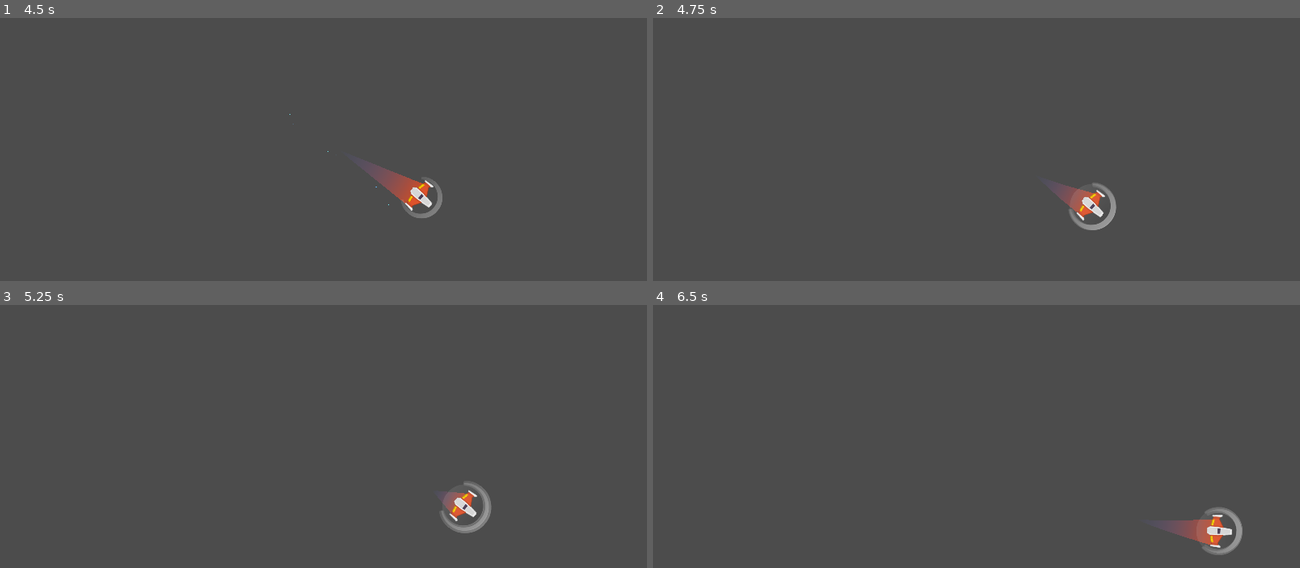
Above: before the commit, frames 1-4 (two rows, left to right).
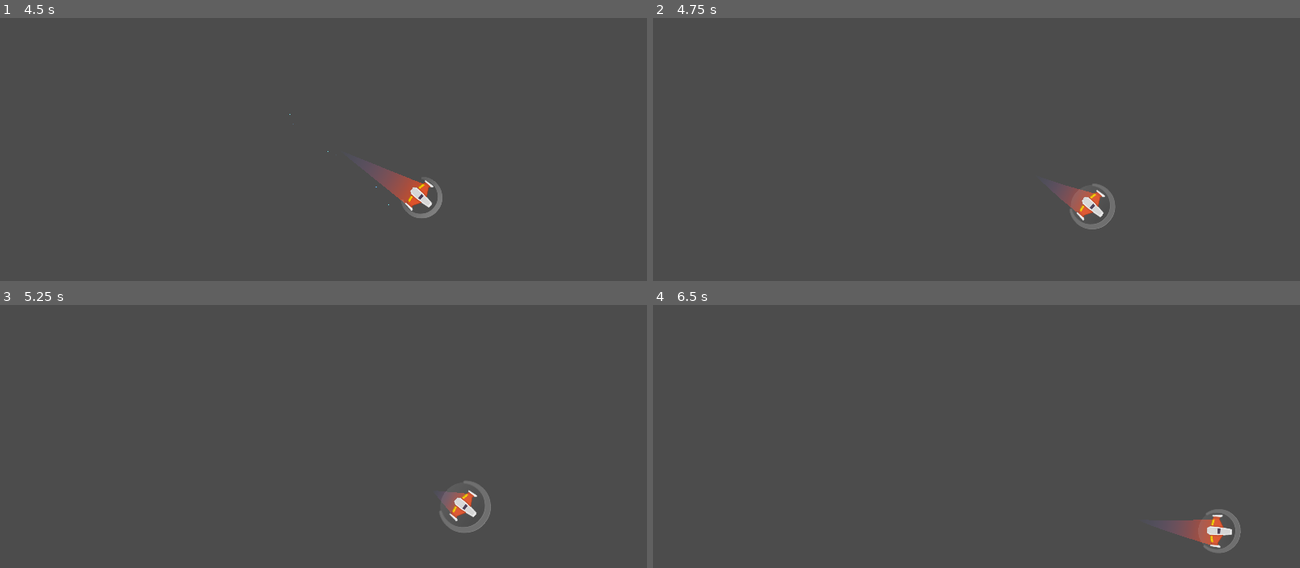
Above: after the commit, the same moments.

Repository: prietodactyl/Meteoritos
Game: Godot game, scene res://Juego/Naves/Player/Player.tscn
Same seed, same stepped clock (60 frames per second), same inputs: the game is played once before the commit and once after it. This scene is started directly instead of the project's main scene.
Inputs (mouse positions are in pixels of both pictures, inside the frame that each line leads up to):
- Up to frame 1 (4.5 s): tap Enter at 0.5, 2 s; move the mouse to (465, 181) at 0.52 s; hold W (Mover Adelante) 0.53-1.28 s; hold S (Mover atrás) 0.53-1.28 s; tap Space (disparo_principal) at 1.25, 2.85 s; move the mouse to (194, 217) at 1.27 s; tap A (Rotar Antihorario) at 1.35 s; move the mouse to (388, 120) at 2.02 s; hold D (Rotar Horario) 2.03-2.78 s; hold W (Mover Adelante) 2.03-3.53 s; move the mouse to (291, 273) at 2.77 s; move the mouse to (517, 254) at 3.52 s; right-click (517, 254) at 3.6 s; tap Middle mouse button (escudo) at 4.15 s; move the mouse to (129, 144) at 4.27 s; tap S (Mover atrás) at 4.35 s
- Up to frame 2 (4.75 s): no input
- Up to frame 3 (5.25 s): move the mouse to (355, 486) at 5.02 s; hold A (Rotar Antihorario) from 5.03 s (still down)
- Up to frame 4 (6.5 s): move the mouse to (879, 397) at 5.77 s; release A (Rotar Antihorario) at 5.78 s; hold W (Mover Adelante) from 5.78 s (still down); tap D (Rotar Horario) at 5.85 s

Frame 1 is identical in both runs. In frame 2, 0.2% of the frame differs, in the area x 64-72%, y 62-81%; in frame 3, 0.2%; in frame 4, 0.3%, in the area x 84-92%, y 76-96%.

Commit message:
Finalizado Escudo

Diff:
--- a/Juego/Naves/Player/Escudo/Escudo.gd
+++ b/Juego/Naves/Player/Escudo/Escudo.gd
@@ -1,13 +1,31 @@
 class_name Escudo
 extends Area2D
+
+var esta_activo := false setget ,get_esta_activo
+
+export var energia := 8.0
+export var radio_desgaste := -1.6
 
 onready var colisionador := $CollisionShape2D
 onready var animacion := $AnimationPlayer
 
+func get_esta_activo() -> bool:
+	return esta_activo
+
 func _ready() -> void:
+	set_process(false)
 	controlar_colisionador(true)
 
+func _process(delta: float) -> void:
+	energia += radio_desgaste * delta
+	if energia <= 0.0:
+		desactivar()
+
 func activar() -> void:
+	if energia <= 0.0:
+		return
+
+	esta_activo = true
 	controlar_colisionador(false)
 	animacion.play("activando")
 
@@ -17,3 +35,15 @@
 func _on_AnimationPlayer_animation_finished(anim_name: String) -> void:
 	if anim_name == "activando":
 		animacion.play("activo")
+		set_process(true)
+	if anim_name == "desactivando":
+		animacion.play("default")
+
+func desactivar() -> void:
+	set_process(false)
+	esta_activo = false
+	controlar_colisionador(true)
+	animacion.play("desactivando")
+
+func _on_body_entered(body: Node) -> void:
+	body.queue_free()
--- a/Juego/Naves/Player/Escudo/Escudo.tscn
+++ b/Juego/Naves/Player/Escudo/Escudo.tscn
@@ -9,21 +9,144 @@
 [sub_resource type="CircleShape2D" id=1]
 radius = 69.3542
 
+[sub_resource type="Animation" id=5]
+length = 0.001
+tracks/0/type = "value"
+tracks/0/path = NodePath("../SpriteCompleto:scale")
+tracks/0/interp = 1
+tracks/0/loop_wrap = true
+tracks/0/imported = false
+tracks/0/enabled = true
+tracks/0/keys = {
+"times": PoolRealArray( 0 ),
+"transitions": PoolRealArray( 1 ),
+"update": 0,
+"values": [ Vector2( 0.9, 0.9 ) ]
+}
+tracks/1/type = "value"
+tracks/1/path = NodePath("../SpriteCompleto:visible")
+tracks/1/interp = 1
+tracks/1/loop_wrap = true
+tracks/1/imported = false
+tracks/1/enabled = true
+tracks/1/keys = {
+"times": PoolRealArray( 0 ),
+"transitions": PoolRealArray( 1 ),
+"update": 0,
+"values": [ false ]
+}
+
 [sub_resource type="Animation" id=3]
 resource_name = "activando"
 length = 0.5
 step = 0.01
 tracks/0/type = "value"
+tracks/0/path = NodePath("../SpriteAbriendo1:visible")
+tracks/0/interp = 1
+tracks/0/loop_wrap = true
+tracks/0/imported = false
+tracks/0/enabled = true
+tracks/0/keys = {
+"times": PoolRealArray( 0, 0.25 ),
+"transitions": PoolRealArray( 1, 1 ),
+"update": 1,
+"values": [ true, false ]
+}
+tracks/1/type = "value"
+tracks/1/path = NodePath("../SpriteAbriendo1:scale")
+tracks/1/interp = 1
+tracks/1/loop_wrap = true
+tracks/1/imported = false
+tracks/1/enabled = true
+tracks/1/keys = {
+"times": PoolRealArray( 0, 0.25 ),
+"transitions": PoolRealArray( 1, 1 ),
+"update": 0,
+"values": [ Vector2( 0, 0 ), Vector2( 0.8, 0.8 ) ]
+}
+tracks/2/type = "value"
+tracks/2/path = NodePath(".:visible")
+tracks/2/interp = 1
+tracks/2/loop_wrap = true
+tracks/2/imported = false
+tracks/2/enabled = true
+tracks/2/keys = {
+"times": PoolRealArray( 0.25, 0.5 ),
+"transitions": PoolRealArray( 1, 1 ),
+"update": 1,
+"values": [ true, false ]
+}
+tracks/3/type = "value"
+tracks/3/path = NodePath(".:scale")
+tracks/3/interp = 1
+tracks/3/loop_wrap = true
+tracks/3/imported = false
+tracks/3/enabled = true
+tracks/3/keys = {
+"times": PoolRealArray( 0.25, 0.5 ),
+"transitions": PoolRealArray( 1, 1 ),
+"update": 0,
+"values": [ Vector2( 0.8, 0.8 ), Vector2( 1, 1 ) ]
+}
+
+[sub_resource type="Animation" id=4]
+resource_name = "activo"
+length = 0.8
+loop = true
+step = 0.2
+tracks/0/type = "audio"
+tracks/0/path = NodePath("../AudioStreamPlayer2D")
+tracks/0/interp = 1
+tracks/0/loop_wrap = true
+tracks/0/imported = false
+tracks/0/enabled = true
+tracks/0/keys = {
+"clips": [ {
+"end_offset": 0.0,
+"start_offset": 0.0,
+"stream": ExtResource( 5 )
+} ],
+"times": PoolRealArray( 0 )
+}
+tracks/1/type = "value"
+tracks/1/path = NodePath("../SpriteCompleto:visible")
+tracks/1/interp = 1
+tracks/1/loop_wrap = true
+tracks/1/imported = false
+tracks/1/enabled = true
+tracks/1/keys = {
+"times": PoolRealArray( 0 ),
+"transitions": PoolRealArray( 1 ),
+"update": 1,
+"values": [ true ]
+}
+tracks/2/type = "value"
+tracks/2/path = NodePath("../SpriteCompleto:scale")
+tracks/2/interp = 1
+tracks/2/loop_wrap = true
+tracks/2/imported = false
+tracks/2/enabled = true
+tracks/2/keys = {
+"times": PoolRealArray( 0, 0.2, 0.4, 0.6, 0.8 ),
+"transitions": PoolRealArray( 1, 1, 1, 1, 1 ),
+"update": 0,
+"values": [ Vector2( 1, 1 ), Vector2( 0.9, 0.9 ), Vector2( 1, 1 ), Vector2( 1.1, 1.1 ), Vector2( 1, 1 ) ]
+}
+
+[sub_resource type="Animation" id=2]
+resource_name = "default"
+length = 0.001
+tracks/0/type = "value"
 tracks/0/path = NodePath("../SpriteCompleto:visible")
 tracks/0/interp = 1
 tracks/0/loop_wrap = true
 tracks/0/imported = false
 tracks/0/enabled = true
 tracks/0/keys = {
-"times": PoolRealArray( 0, 0.5 ),
-"transitions": PoolRealArray( 1, 1 ),
-"update": 1,
-"values": [ false, true ]
+"times": PoolRealArray( 0 ),
+"transitions": PoolRealArray( 1 ),
+"update": 1,
+"values": [ false ]
 }
 tracks/1/type = "value"
 tracks/1/path = NodePath("../SpriteCompleto:scale")
@@ -32,10 +155,10 @@
 tracks/1/imported = false
 tracks/1/enabled = true
 tracks/1/keys = {
-"times": PoolRealArray( 0, 0.5 ),
-"transitions": PoolRealArray( 1, 1 ),
-"update": 0,
-"values": [ Vector2( 1, 1 ), Vector2( 1, 1 ) ]
+"times": PoolRealArray( 0 ),
+"transitions": PoolRealArray( 1 ),
+"update": 0,
+"values": [ Vector2( 1, 1 ) ]
 }
 tracks/2/type = "value"
 tracks/2/path = NodePath("../SpriteAbriendo1:visible")
@@ -44,10 +167,10 @@
 tracks/2/imported = false
 tracks/2/enabled = true
 tracks/2/keys = {
-"times": PoolRealArray( 0, 0.25 ),
-"transitions": PoolRealArray( 1, 1 ),
-"update": 1,
-"values": [ true, false ]
+"times": PoolRealArray( 0 ),
+"transitions": PoolRealArray( 1 ),
+"update": 1,
+"values": [ false ]
 }
 tracks/3/type = "value"
 tracks/3/path = NodePath("../SpriteAbriendo1:scale")
@@ -56,10 +179,10 @@
 tracks/3/imported = false
 tracks/3/enabled = true
 tracks/3/keys = {
-"times": PoolRealArray( 0, 0.25 ),
-"transitions": PoolRealArray( 1, 1 ),
-"update": 0,
-"values": [ Vector2( 0, 0 ), Vector2( 0.8, 0.8 ) ]
+"times": PoolRealArray( 0 ),
+"transitions": PoolRealArray( 1 ),
+"update": 0,
+"values": [ Vector2( 1, 1 ) ]
 }
 tracks/4/type = "value"
 tracks/4/path = NodePath(".:visible")
@@ -68,10 +191,10 @@
 tracks/4/imported = false
 tracks/4/enabled = true
 tracks/4/keys = {
-"times": PoolRealArray( 0.25, 0.5 ),
-"transitions": PoolRealArray( 1, 1 ),
-"update": 1,
-"values": [ true, false ]
+"times": PoolRealArray( 0 ),
+"transitions": PoolRealArray( 1 ),
+"update": 1,
+"values": [ false ]
 }
 tracks/5/type = "value"
 tracks/5/path = NodePath(".:scale")
@@ -80,10 +203,10 @@
 tracks/5/imported = false
 tracks/5/enabled = true
 tracks/5/keys = {
-"times": PoolRealArray( 0.25, 0.5 ),
-"transitions": PoolRealArray( 1, 1 ),
-"update": 0,
-"values": [ Vector2( 0.8, 0.8 ), Vector2( 1, 1 ) ]
+"times": PoolRealArray( 0 ),
+"transitions": PoolRealArray( 1 ),
+"update": 0,
+"values": [ Vector2( 1, 1 ) ]
 }
 tracks/6/type = "value"
 tracks/6/path = NodePath("../CollisionShape2D:disabled")
@@ -95,68 +218,12 @@
 "times": PoolRealArray( 0 ),
 "transitions": PoolRealArray( 1 ),
 "update": 1,
-"values": [ false ]
-}
-
-[sub_resource type="Animation" id=4]
-resource_name = "activo"
-length = 0.8
-loop = true
-step = 0.2
-tracks/0/type = "value"
-tracks/0/path = NodePath(".:visible")
-tracks/0/interp = 1
-tracks/0/loop_wrap = true
-tracks/0/imported = false
-tracks/0/enabled = true
-tracks/0/keys = {
-"times": PoolRealArray( 0 ),
-"transitions": PoolRealArray( 1 ),
-"update": 1,
 "values": [ true ]
 }
-tracks/1/type = "value"
-tracks/1/path = NodePath(".:scale")
-tracks/1/interp = 1
-tracks/1/loop_wrap = true
-tracks/1/imported = false
-tracks/1/enabled = true
-tracks/1/keys = {
-"times": PoolRealArray( 0, 0.2, 0.4, 0.6, 0.8 ),
-"transitions": PoolRealArray( 1, 1, 1, 1, 1 ),
-"update": 0,
-"values": [ Vector2( 1, 1 ), Vector2( 0.9, 0.9 ), Vector2( 1, 1 ), Vector2( 1.1, 1.1 ), Vector2( 1, 1 ) ]
-}
-tracks/2/type = "audio"
-tracks/2/path = NodePath("../AudioStreamPlayer2D")
-tracks/2/interp = 1
-tracks/2/loop_wrap = true
-tracks/2/imported = false
-tracks/2/enabled = true
-tracks/2/keys = {
-"clips": [ {
-"end_offset": 0.0,
-"start_offset": 0.0,
-"stream": ExtResource( 5 )
-} ],
-"times": PoolRealArray( 0 )
-}
-tracks/3/type = "value"
-tracks/3/path = NodePath("../CollisionShape2D:disabled")
-tracks/3/interp = 1
-tracks/3/loop_wrap = true
-tracks/3/imported = false
-tracks/3/enabled = true
-tracks/3/keys = {
-"times": PoolRealArray( 0 ),
-"transitions": PoolRealArray( 1 ),
-"update": 1,
-"values": [ false ]
-}
-
-[sub_resource type="Animation" id=2]
-resource_name = "default"
-length = 0.001
+
+[sub_resource type="Animation" id=6]
+resource_name = "desactivando"
+length = 0.5
 tracks/0/type = "value"
 tracks/0/path = NodePath("../SpriteCompleto:visible")
 tracks/0/interp = 1
@@ -164,10 +231,10 @@
 tracks/0/imported = false
 tracks/0/enabled = true
 tracks/0/keys = {
-"times": PoolRealArray( 0 ),
-"transitions": PoolRealArray( 1 ),
-"update": 1,
-"values": [ true ]
+"times": PoolRealArray( 0, 0.5 ),
+"transitions": PoolRealArray( 1, 1 ),
+"update": 1,
+"values": [ true, false ]
 }
 tracks/1/type = "value"
 tracks/1/path = NodePath("../SpriteCompleto:scale")
@@ -176,62 +243,16 @@
 tracks/1/imported = false
 tracks/1/enabled = true
 tracks/1/keys = {
-"times": PoolRealArray( 0 ),
-"transitions": PoolRealArray( 1 ),
-"update": 0,
-"values": [ Vector2( 1, 1 ) ]
-}
-tracks/2/type = "value"
-tracks/2/path = NodePath("../SpriteAbriendo1:visible")
-tracks/2/interp = 1
-tracks/2/loop_wrap = true
-tracks/2/imported = false
-tracks/2/enabled = true
-tracks/2/keys = {
-"times": PoolRealArray( 0 ),
-"transitions": PoolRealArray( 1 ),
-"update": 1,
-"values": [ false ]
-}
-tracks/3/type = "value"
-tracks/3/path = NodePath("../SpriteAbriendo1:scale")
-tracks/3/interp = 1
-tracks/3/loop_wrap = true
-tracks/3/imported = false
-tracks/3/enabled = true
-tracks/3/keys = {
-"times": PoolRealArray( 0 ),
-"transitions": PoolRealArray( 1 ),
-"update": 0,
-"values": [ Vector2( 1, 1 ) ]
-}
-tracks/4/type = "value"
-tracks/4/path = NodePath(".:visible")
-tracks/4/interp = 1
-tracks/4/loop_wrap = true
-tracks/4/imported = false
-tracks/4/enabled = true
-tracks/4/keys = {
-"times": PoolRealArray( 0 ),
-"transitions": PoolRealArray( 1 ),
-"update": 1,
-"values": [ false ]
-}
-tracks/5/type = "value"
-tracks/5/path = NodePath(".:scale")
-tracks/5/interp = 1
-tracks/5/loop_wrap = true
-tracks/5/imported = false
-tracks/5/enabled = true
-tracks/5/keys = {
-"times": PoolRealArray( 0 ),
-"transitions": PoolRealArray( 1 ),
-"update": 0,
-"values": [ Vector2( 1, 1 ) ]
+"times": PoolRealArray( 0, 0.5 ),
+"transitions": PoolRealArray( 1, 1 ),
+"update": 0,
+"values": [ Vector2( 1, 1 ), Vector2( 0, 0 ) ]
 }
 
 [node name="Escudo" type="Area2D"]
 rotation = 1.5708
+collision_layer = 0
+collision_mask = 16
 script = ExtResource( 4 )
 
 [node name="AudioStreamPlayer2D" type="AudioStreamPlayer2D" parent="."]
@@ -244,12 +265,13 @@
 
 [node name="SpriteCompleto" type="Sprite" parent="."]
 visible = false
+scale = Vector2( 0.9, 0.9 )
 texture = ExtResource( 1 )
 
 [node name="SpriteAbriendo1" type="Sprite" parent="."]
 visible = false
 position = Vector2( 0, -10 )
-scale = Vector2( 0.8, 0.8 )
+scale = Vector2( 1e-05, 1e-05 )
 texture = ExtResource( 2 )
 
 [node name="SpriteAbriendo2" type="Sprite" parent="."]
@@ -259,8 +281,11 @@
 
 [node name="AnimationPlayer" type="AnimationPlayer" parent="."]
 root_node = NodePath("../SpriteAbriendo2")
+anims/RESET = SubResource( 5 )
 anims/activando = SubResource( 3 )
 anims/activo = SubResource( 4 )
 anims/default = SubResource( 2 )
-
+anims/desactivando = SubResource( 6 )
+
+[connection signal="body_entered" from="." to="." method="_on_body_entered"]
 [connection signal="animation_finished" from="AnimationPlayer" to="." method="_on_AnimationPlayer_animation_finished"]
--- a/Juego/Naves/Player/Player.gd
+++ b/Juego/Naves/Player/Player.gd
@@ -63,7 +63,7 @@
 		motor_sfx.sonido_off()
 
 	# Control escudo
-	if event.is_action_pressed("escudo"):
+	if event.is_action_pressed("escudo") and not escudo.get_esta_activo():
 		escudo.activar()
 
 ## Métodos Custom
Not shown: 1 places in Juego/Naves/Player/Escudo/Escudo.tscn that only renumber resources
